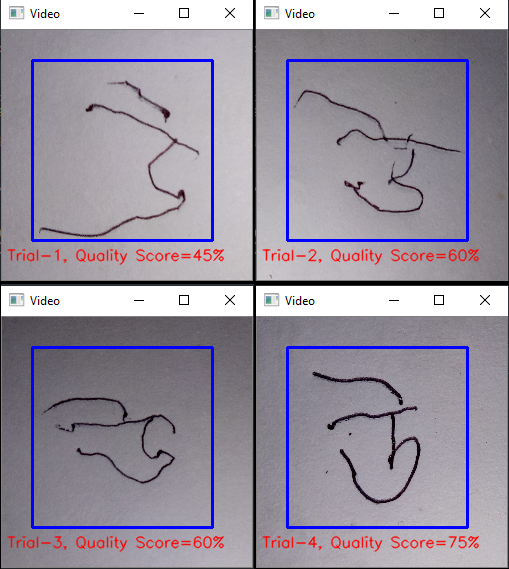
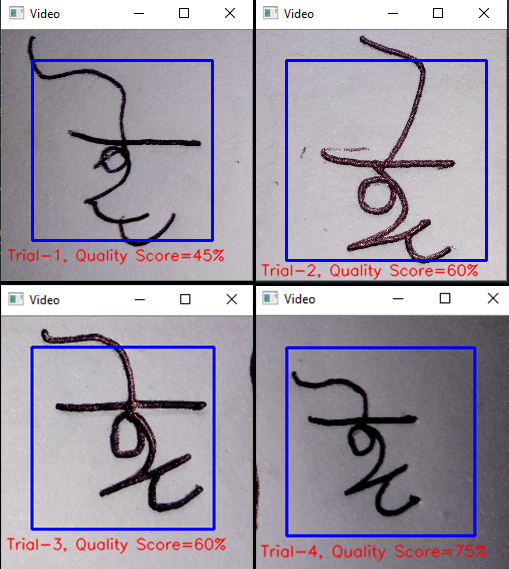
Layer changes from the first (509, 569) image to the second:
painted on "trial-4" over [256, 285, 509, 569]
painted on "trial-3" over [1, 284, 254, 569]
painted on "trial-2" over [255, 0, 509, 283]
painted on "trial-1" over [2, 30, 252, 280]
